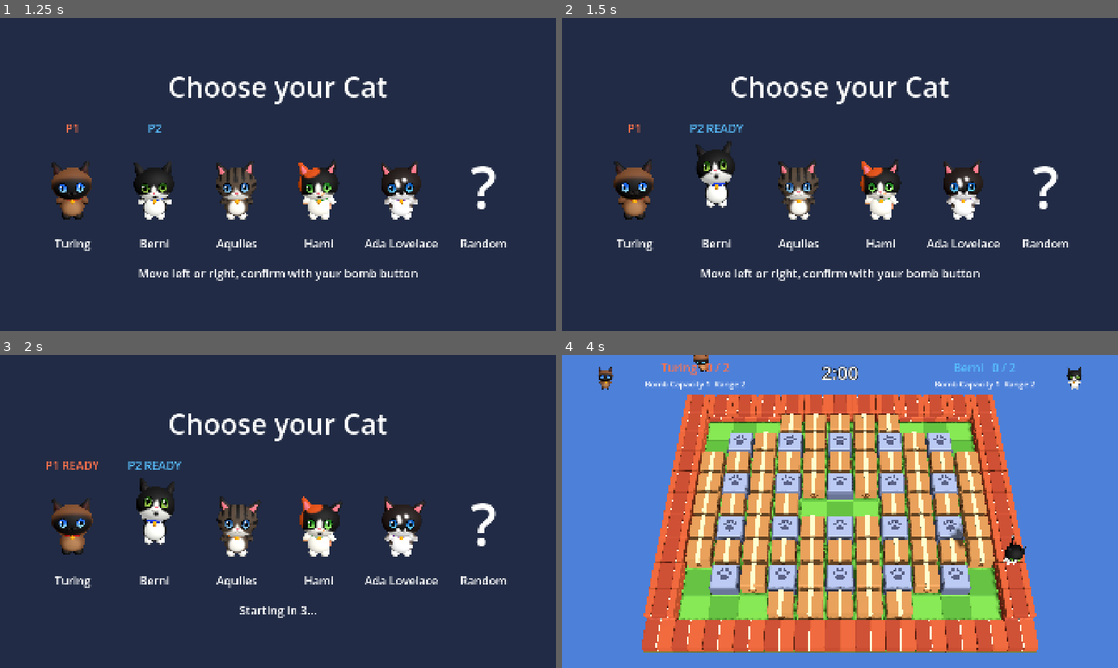
Above: before the commit, frames 1-4 (two rows, left to right).
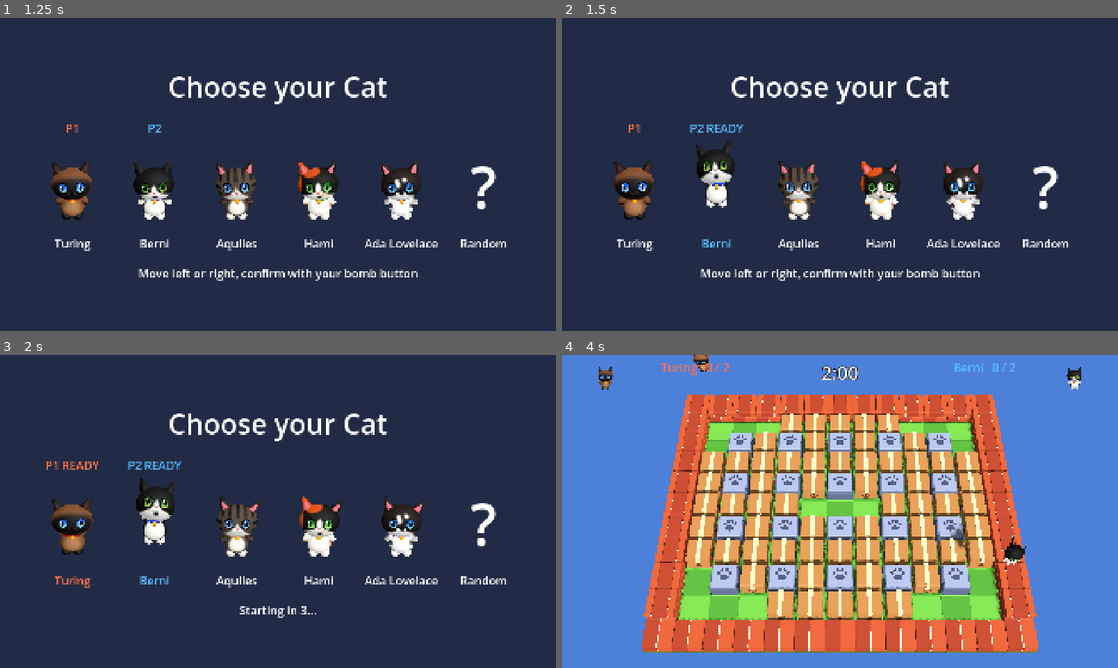
Above: after the commit, the same moments.

Repository: Sifawm/bombercat
Game: Godot game, scene res://presentation/main.tscn
The game is run twice, just before and just after one commit, with the same random seed, the same clock (stepped at 60 frames per second) and the same inputs.
Inputs:
- Up to frame 1 (1.25 s): click "Play" at 0.5 s
- Up to frame 2 (1.5 s): tap Enter at 1.25, 1.35 s; hold Right (ui_right) from 1.28 s (still down)
- Up to frame 3 (2 s): keep holding Right (ui_right); tap Space at 1.52 s; tap Shift at 1.55 s
- Up to frame 4 (4 s): release Right (ui_right) at 2.03 s; hold Down (ui_down) 2.03-2.78 s; tap Shift at 2.1, 3.05, 3.6 s; tap Space at 2.27, 3.77 s; tap Enter at 2.3, 2.85, 3.8 s; hold Right (ui_right) 2.78-3.53 s; hold Up (ui_up) from 3.53 s (still down)

Frame 1 is identical in both runs. In frame 2, less than 0.1% of the frame differs, in the area x 25-31%, y 70-74%; in frame 3, 0.2%; in frame 4, 0.3%, in the area x 15-85%, y 8-12%.

Commit message:
Stage 5 leftovers: gamepads by slot, Powerup icons in the HUD, locked Cat colour
- Each slot gets the next real gamepad instead of a fixed device number, and
  follows gamepads being plugged in; keyboards that register as a joypad are
  skipped
- Powerups know whether a Cat still holds them (Nine Lives until spent,
  Cucumber while its Curse lasts); the HUD shows them as models with counts
- RoundHud takes the Players' panels out of the round view
- A locked Cat's name takes its Player's colour on Cat Select

Co-Authored-By: Claude Opus 5.5 <noreply@anthropic.com>

Diff:
--- a/game/control/local_player_controller.gd
+++ b/game/control/local_player_controller.gd
@@ -13,6 +13,8 @@
 	"right": JOY_BUTTON_DPAD_RIGHT, "bomb": JOY_BUTTON_A, "meow": JOY_BUTTON_X,
 }
 ## Left stick: the axis and which side of it.
+## A device number no joypad has: what a slot without a gamepad listens to.
+const NO_DEVICE := 99
 ## How far the stick must be pushed; high enough that a sideways drift does not turn the Cat.
 const STICK_DEADZONE := 0.5
 const PAD_STICK: Dictionary[String, Array] = {
@@ -33,31 +35,40 @@
 ## Creates every slot's actions. The direction keys also join Godot's ui_* actions, so each
 ## Player moves through the menus with the keys it plays with (gamepads already do).
 static func register_actions() -> void:
+	if InputMap.has_action(action(0, "up")):
+		return
+	Input.joy_connection_changed.connect(_assign_gamepads.unbind(2))
 	for slot in KEYS.size():
 		for control: String in KEYS[slot]:
 			var action_name := action(slot, control)
-			if InputMap.has_action(action_name):
-				continue
 			InputMap.add_action(action_name, STICK_DEADZONE)
 			var key := InputEventKey.new()
 			key.physical_keycode = KEYS[slot][control]
 			if key.physical_keycode == KEY_SHIFT:
 				key.location = KEY_LOCATION_RIGHT
 			InputMap.action_add_event(action_name, key)
-			# ponytail: slot N listens to joypad device N. Some keyboards register as a joypad
-			# and take a device number; pick devices from Input.get_connected_joypads() if
-			# that gets in a Player's way.
 			var button := InputEventJoypadButton.new()
-			button.device = slot
 			button.button_index = PAD_BUTTONS[control]
 			InputMap.action_add_event(action_name, button)
 			if PAD_STICK.has(control):
 				var stick := InputEventJoypadMotion.new()
-				stick.device = slot
 				stick.axis = PAD_STICK[control][0]
 				stick.axis_value = PAD_STICK[control][1]
 				InputMap.action_add_event(action_name, stick)
 				InputMap.action_add_event("ui_" + control, key)
+	_assign_gamepads()
+
+
+## Gives each slot its gamepad: the first real one to the first slot, and so on. Device
+## numbers alone will not do, because some keyboards register as a joypad and take one.
+static func _assign_gamepads() -> void:
+	var gamepads := Input.get_connected_joypads().filter(Input.is_joy_known)
+	for slot in KEYS.size():
+		var device: int = gamepads[slot] if slot < gamepads.size() else NO_DEVICE
+		for control: String in KEYS[slot]:
+			for event in InputMap.action_get_events(action(slot, control)):
+				if event is InputEventJoypadButton or event is InputEventJoypadMotion:
+					event.device = device
 
 
 func _init(slot: int) -> void:
--- a/game/presentation/cat_select.gd
+++ b/game/presentation/cat_select.gd
@@ -17,6 +17,7 @@
 var _picks: Array[int] = [-1, -1]
 var _slots: Array[Control] = []
 var _cat_views: Array[ModelView] = []
+var _name_labels: Array[Label] = []
 ## Per slot, the marker of each Player.
 var _markers: Array[Array] = []
 var _status: Label
@@ -44,7 +45,8 @@
 			view.play("idle")
 			_cat_views.append(view)
 			slot.add_child(view)
-			slot.add_child(Ui.label(Roster.cat_name(index)))
+			_name_labels.append(Ui.label(Roster.cat_name(index)))
+			slot.add_child(_name_labels[index])
 		else:
 			var question := Ui.label("?", 200)
 			question.custom_minimum_size = Vector2(260, 320)
@@ -118,4 +120,7 @@
 			var marker: Label = _markers[index][player]
 			marker.visible = _cursors[player] == index
 			marker.text = "P%d%s" % [player + 1, " READY" if _picks[player] != -1 else ""]
+	# A locked Cat wears its Player's colour.
+	for index in _name_labels.size():
+		_name_labels[index].modulate = Roster.PLAYER_COLORS[_picks.find(index)] if _picks.has(index) else Color.WHITE
 	_status.text = "Move left or right, confirm with your bomb button"
--- /dev/null
+++ b/game/presentation/round_hud.gd
@@ -0,0 +1,67 @@
+class_name RoundHud
+extends HBoxContainer
+## The Players' side of the HUD, along the top of the picture: for each one its Cat's
+## portrait and name, the Rounds it has won and the Powerups it holds.
+
+const PORTRAIT_SIZE := Vector2(120, 120)
+const POWERUP_SIZE := Vector2(52, 52)
+
+var _names: Array[String] = []
+var _wins_labels: Array[Label] = []
+var _held_rows: Array[HBoxContainer] = []
+## What each row of held Powerups is showing, to rebuild it only when it changes.
+var _held_shown: Array[Array] = []
+
+
+## `cat_picks` holds the index in Roster.CATS of each Player's Cat.
+func _init(cat_picks: Array[int]) -> void:
+	set_anchors_and_offsets_preset(Control.PRESET_TOP_WIDE, Control.PRESET_MODE_MINSIZE, 16)
+	alignment = BoxContainer.ALIGNMENT_CENTER
+	add_theme_constant_override("separation", 520)  # leaves the middle to the timer
+	for player in cat_picks.size():
+		var mirrored := player % 2 == 1  # the right-hand panel reads from the right
+		var panel := HBoxContainer.new()
+		var portrait := ModelView.new(Roster.cat_scene(cat_picks[player]), PORTRAIT_SIZE)
+		portrait.play("idle")
+		var texts := VBoxContainer.new()
+		texts.custom_minimum_size.x = 480
+		var wins := Ui.label("", 0, Roster.PLAYER_COLORS[player])
+		var held := HBoxContainer.new()
+		held.custom_minimum_size.y = POWERUP_SIZE.y
+		held.alignment = BoxContainer.ALIGNMENT_CENTER
+		texts.add_child(wins)
+		texts.add_child(held)
+		panel.add_child(portrait)
+		panel.add_child(texts)
+		if mirrored:
+			panel.move_child(portrait, 1)
+		add_child(panel)
+		_names.append(Roster.cat_name(cat_picks[player]))
+		_wins_labels.append(wins)
+		_held_rows.append(held)
+		_held_shown.append([])
+
+
+func show_wins(wins: Array[int], rounds_to_win: int) -> void:
+	for player in wins.size():
+		_wins_labels[player].text = "%s   %d / %d" % [_names[player], wins[player], rounds_to_win]
+
+
+## Shows the Powerups a Player's Cat holds (their ids): one model of each kind, with how
+## many when there are several.
+func show_held(player: int, held: Array[StringName]) -> void:
+	if held == _held_shown[player]:
+		return
+	_held_shown[player] = held
+	var row := _held_rows[player]
+	for child in row.get_children():
+		child.queue_free()
+	var kinds: Array[StringName] = []
+	for powerup_id in held:
+		if not kinds.has(powerup_id):
+			kinds.append(powerup_id)
+	for powerup_id in kinds:
+		var scene: PackedScene = load("res://assets/models/%s.glb" % powerup_id)
+		row.add_child(ModelView.new(scene, POWERUP_SIZE))
+		if held.count(powerup_id) > 1:
+			row.add_child(Ui.label("x%d" % held.count(powerup_id), Ui.SMALL_SIZE))
--- a/game/presentation/round_view.gd
+++ b/game/presentation/round_view.gd
@@ -16,7 +16,6 @@
 const COUNTDOWN_SECONDS := 3.0
 ## How long "Go!" stays on screen.
 const GO_SECONDS := 0.6
-const PORTRAIT_SIZE := Vector2(120, 120)
 ## Seconds an Explosion takes to reach each further Tile, so it grows outwards.
 const EXPLOSION_SPREAD := 0.035
 const SHAKE := 0.12
@@ -59,9 +58,7 @@
 var _slow_motion := false
 var _hurry_second := 0
 var _music_is_faster := false
-var _hud_players: Control
-var _wins_labels: Array[Label] = []
-var _held_labels: Array[Label] = []
+var _hud: RoundHud
 var _pause_menu := PauseMenu.new()
 
 @onready var _camera: Camera3D = $Camera
@@ -135,8 +132,8 @@
 	_camera.h_offset = randf_range(-1.0, 1.0) * _shake
 	_camera.v_offset = randf_range(-1.0, 1.0) * _shake
 	_show_time()
-	for player in _held_labels.size():
-		_held_labels[player].text = _held_text(_round.cats[player])
+	for player in _round.cats.size():
+		_hud.show_held(player, Powerup.held_by(_round.cats[player]))
 
 
 ## Starts a new Match between the Cats in `cat_picks`.
@@ -150,60 +147,17 @@
 		set_process(false)
 		return
 	_match = Match.new(map, config, cat_picks.size())
-	_build_hud()
+	if _hud != null:
+		_hud.queue_free()
+	_hud = RoundHud.new(cat_picks)
+	$Hud.add_child(_hud)
+	$Hud.move_child(_hud, 0)
+	_show_wins()
 	_start_round()
 
 
-## One panel per Player along the top: portrait, Cat name, Rounds won and Powerups held.
-func _build_hud() -> void:
-	if _hud_players != null:
-		_hud_players.queue_free()
-	_wins_labels.clear()
-	_held_labels.clear()
-	var row := HBoxContainer.new()
-	row.set_anchors_and_offsets_preset(Control.PRESET_TOP_WIDE, Control.PRESET_MODE_MINSIZE, 16)
-	row.alignment = BoxContainer.ALIGNMENT_CENTER
-	row.add_theme_constant_override("separation", 520)  # leaves the middle to the timer
-	_hud_players = row
-	$Hud.add_child(row)
-	$Hud.move_child(row, 0)
-	for player in cat_picks.size():
-		var panel := HBoxContainer.new()
-		var portrait := ModelView.new(Roster.cat_scene(cat_picks[player]), PORTRAIT_SIZE)
-		portrait.play("idle")
-		var texts := VBoxContainer.new()
-		texts.custom_minimum_size.x = 480
-		var wins := Ui.label("", 0, Roster.PLAYER_COLORS[player])
-		var held := Ui.label("", Ui.SMALL_SIZE)
-		texts.add_child(wins)
-		texts.add_child(held)
-		_wins_labels.append(wins)
-		_held_labels.append(held)
-		panel.add_child(portrait)
-		panel.add_child(texts)
-		if player % 2 == 1:
-			panel.move_child(portrait, 1)  # mirrored on the right-hand side
-		row.add_child(panel)
-	_show_wins()
-
-
 func _show_wins() -> void:
-	for player in _wins_labels.size():
-		_wins_labels[player].text = "%s   %d / %d" % [
-			Roster.cat_name(cat_picks[player]), _match.wins[player], config.rounds_to_win]
-
-
-func _held_text(cat: CatState) -> String:
-	var held: PackedStringArray = ["Bomb Capacity %d" % cat.bomb_capacity, "Range %d" % cat.bomb_range]
-	if cat.collected.has(&"catnip"):
-		held.append("Catnip x%d" % cat.collected.count(&"catnip"))
-	if cat.paw_swipe:
-		held.append("Paw Swipe")
-	if cat.nine_lives:
-		held.append("Nine Lives")
-	if cat.curse != null:
-		held.append("Cursed!")
-	return "  ".join(held)
+	_hud.show_wins(_match.wins, config.rounds_to_win)
 
 
 ## The timer; in the last seconds it turns red, pulses and beeps, and the music speeds up.
--- a/game/rules/powerup.gd
+++ b/game/rules/powerup.gd
@@ -20,6 +20,16 @@
 	return powerup
 
 
+## The ids of the Powerups `cat` collected and still has, in the order it collected them.
+static func held_by(cat: CatState) -> Array[StringName]:
+	return cat.collected.filter(func(powerup_id: StringName) -> bool: return create(powerup_id).is_held_by(cat))
+
+
+## Whether `cat`, which collected this Powerup, still has it. Most last the whole Round.
+func is_held_by(_cat: CatState) -> bool:
+	return true
+
+
 ## Changes `cat` for the rest of the Round. `random` is the Round's only source of chance.
 func apply(_cat: CatState, _config: GameConfig, _random: RandomNumberGenerator) -> void:
 	pass
--- a/game/rules/powerups/cucumber.gd
+++ b/game/rules/powerups/cucumber.gd
@@ -10,3 +10,7 @@
 	var curse: Curse = CURSES[random.randi_range(0, CURSES.size() - 1)].new()
 	curse.time_left = config.curse_duration
 	cat.curse = curse
+
+
+func is_held_by(cat: CatState) -> bool:
+	return cat.curse != null
--- a/game/rules/powerups/nine_lives.gd
+++ b/game/rules/powerups/nine_lives.gd
@@ -4,3 +4,7 @@
 ## A flag, not a count: Nine Lives does not stack.
 func apply(cat: CatState, _config: GameConfig, _random: RandomNumberGenerator) -> void:
 	cat.nine_lives = true
+
+
+func is_held_by(cat: CatState) -> bool:
+	return cat.nine_lives
--- a/game/tests/test_powerups.gd
+++ b/game/tests/test_powerups.gd
@@ -306,3 +306,26 @@
 	check_eq(game_round.cats[0].crates_destroyed, 1, "Crates destroyed")
 	check_eq(game_round.cats[0].collected, [&"yarn_ball"] as Array[StringName], "Powerups collected")
 	check_eq(game_round.cats[1].crates_destroyed, 0, "the other Cat destroyed nothing")
+
+
+func test_a_cat_holds_the_powerups_it_collected() -> void:
+	var game_round := round_with_collected(&"yarn_ball")
+	check_eq(Powerup.held_by(game_round.cats[0]), [&"yarn_ball"] as Array[StringName], "holding the Yarn Ball")
+	check_eq(Powerup.held_by(game_round.cats[1]), [] as Array[StringName], "the other Cat holds nothing")
+
+
+func test_nine_lives_is_no_longer_held_once_spent() -> void:
+	var game_round := round_with_collected(&"nine_lives")
+	check_eq(Powerup.held_by(game_round.cats[0]), [&"nine_lives"] as Array[StringName], "held")
+	game_round.place_bomb(0)
+	advance(game_round, 1.6)
+	check_eq(Powerup.held_by(game_round.cats[0]), [] as Array[StringName], "spent")
+
+
+func test_cucumber_is_held_only_while_its_curse_lasts() -> void:
+	var config := quick_config()
+	config.curse_duration = 1.0
+	var game_round := round_with_collected(&"cucumber", config)
+	check_eq(Powerup.held_by(game_round.cats[0]), [&"cucumber"] as Array[StringName], "cursed")
+	advance(game_round, 1.1)
+	check_eq(Powerup.held_by(game_round.cats[0]), [] as Array[StringName], "the Curse is over")
Not shown, added: game/presentation/round_hud.gd.uid
